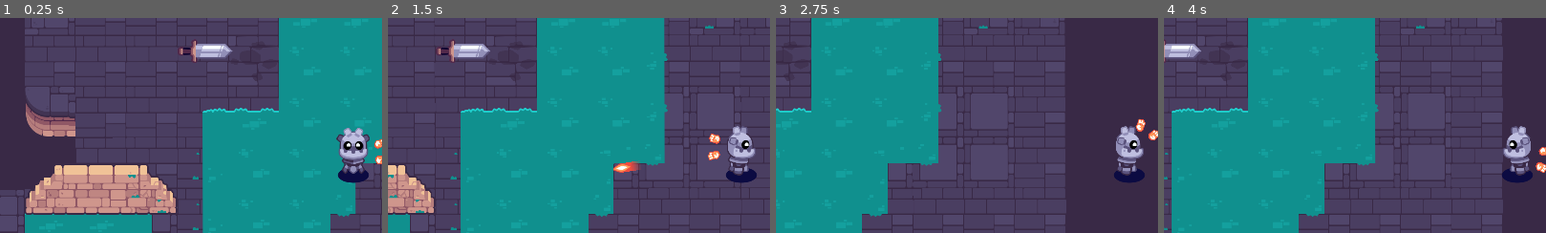
Above: before the commit, frames 1-4 (left to right).
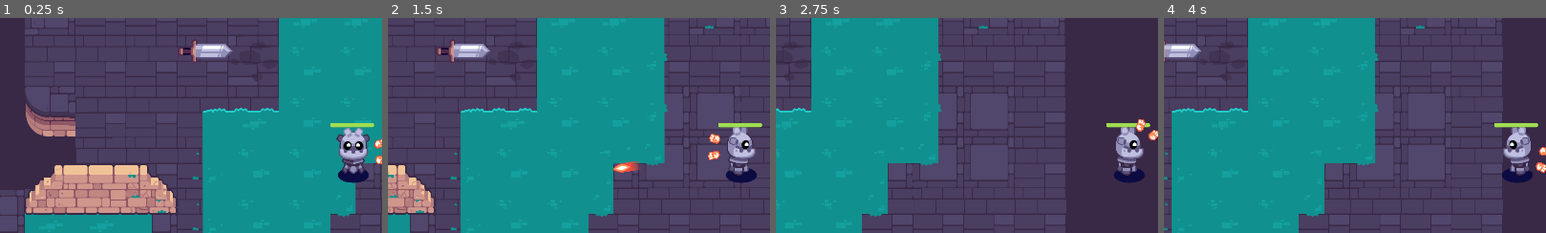
Above: after the commit, the same moments.

Repository: DavidNobela/Path-of-Sorcerers-Game
Game: Godot game, scene res://test.tscn
Two runs of this game, one before a commit and one after it. Both use one fixed random seed, a clock stepped at 60 frames per second and the inputs below.
Inputs (mouse positions are % of the whole screen's width and height, from its top left):
- Up to frame 1 (0.25 s): no input
- Up to frame 2 (1.5 s): tap Enter at 0.5 s; move the mouse to (72, 45) at 0.52 s; hold D (move_right) 0.53-1.25 s; click (72, 45) at 0.6 s; tap Space at 0.77 s; drag from (30, 55) to (15, 27) at 1.27 s
- Up to frame 3 (2.75 s): move the mouse to (60, 28) at 2.02 s; hold D (move_right) from 2.03 s (still down); click (60, 28) at 2.1 s
- Up to frame 4 (4 s): release D (move_right) at 2.75 s; drag from (45, 70) to (20, 35) at 2.77 s; tap Space at 3.5, 3.77 s; move the mouse to (80, 65) at 3.52 s; hold A (move_left) from 3.53 s (still down); click (80, 65) at 3.6 s
The pictures show only the part of the screen within x 4-54%, y 19-69%; the shares and areas given below are measured in that part.

The runs differ from the first frame. In frame 1, 0.3% of the frame differs, in the area x 86-98%, y 48-52%; in frame 2, 0.3%; in frame 3, 0.2%; in frame 4, 0.3%.

Commit message:
health_bar

Diff:
--- a/M10.twin_stick_workbook/common/shadow.tscn
+++ b/M10.twin_stick_workbook/common/shadow.tscn
@@ -10,6 +10,13 @@
 
 [sub_resource type="CircleShape2D" id="CircleShape2D_vxorg"]
 radius = 26.0
+
+[sub_resource type="StyleBoxFlat" id="StyleBoxFlat_728ok"]
+bg_color = Color(0.623529, 0.866667, 0.317647, 1)
+corner_radius_top_left = 4
+corner_radius_top_right = 4
+corner_radius_bottom_right = 4
+corner_radius_bottom_left = 4
 
 [node name="Player" type="CharacterBody2D"]
 motion_mode = 1
@@ -51,3 +58,19 @@
 rotation = -2.8247
 scale = Vector2(-0.547779, 0.639561)
 texture = ExtResource("6_xhf73")
+
+[node name="UI" type="Control" parent="."]
+layout_mode = 3
+anchors_preset = 0
+offset_right = 40.0
+offset_bottom = 40.0
+
+[node name="ProgressBar" type="ProgressBar" parent="UI"]
+layout_mode = 0
+offset_left = -58.0
+offset_top = -70.0
+offset_right = 52.0
+offset_bottom = -59.0
+theme_override_styles/fill = SubResource("StyleBoxFlat_728ok")
+value = 100.0
+show_percentage = false
--- /dev/null
+++ b/M10.twin_stick_workbook/node.tscn
@@ -0,0 +1,13 @@
+[gd_scene load_steps=3 format=3 uid="uid://c5xp4e2q71spl"]
+
+[ext_resource type="PackedScene" uid="uid://cu2rb5dl4ljte" path="res://levels/rooms/room_a.tscn" id="1_1wrky"]
+[ext_resource type="PackedScene" uid="uid://cqqxwvij1dsud" path="res://common/shadow.tscn" id="2_gw7jg"]
+
+[node name="Node" type="Node2D"]
+
+[node name="RoomA" parent="." instance=ExtResource("1_1wrky")]
+position = Vector2(1, 0)
+
+[node name="Player" parent="." instance=ExtResource("2_gw7jg")]
+position = Vector2(956, 543)
+rotation = -0.00114604
--- a/M10.twin_stick_workbook/test.tscn
+++ b/M10.twin_stick_workbook/test.tscn
@@ -1,8 +1,8 @@
-[gd_scene load_steps=4 format=3 uid="uid://ctfuqwhv6apih"]
+[gd_scene load_steps=4 format=3 uid="uid://dtoc8re73frb3"]
 
 [ext_resource type="PackedScene" uid="uid://cu2rb5dl4ljte" path="res://levels/rooms/room_a.tscn" id="1_34pti"]
 [ext_resource type="PackedScene" uid="uid://cqqxwvij1dsud" path="res://common/shadow.tscn" id="2_y5df7"]
-[ext_resource type="PackedScene" uid="uid://c57ndxttjavv4" path="res://Mob.tscn" id="3_dkwwt"]
+[ext_resource type="PackedScene" uid="uid://c57ndxttjavv4" path="res://mob.tscn" id="3_dkwwt"]
 
 [node name="test" type="Node2D"]
 
Not shown: 1 places in M10.twin_stick_workbook/common/shadow.tscn that only renumber resources
